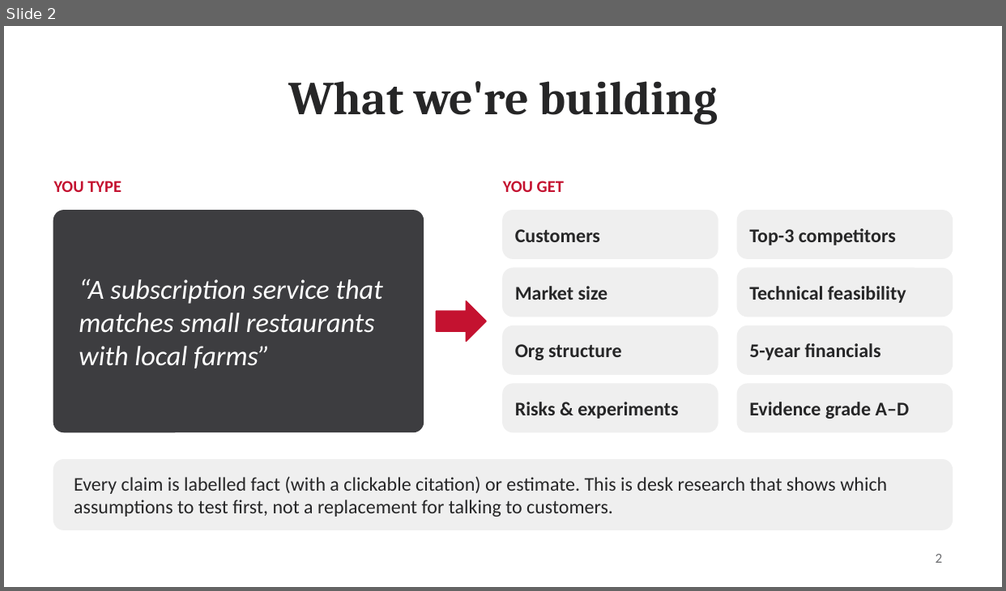
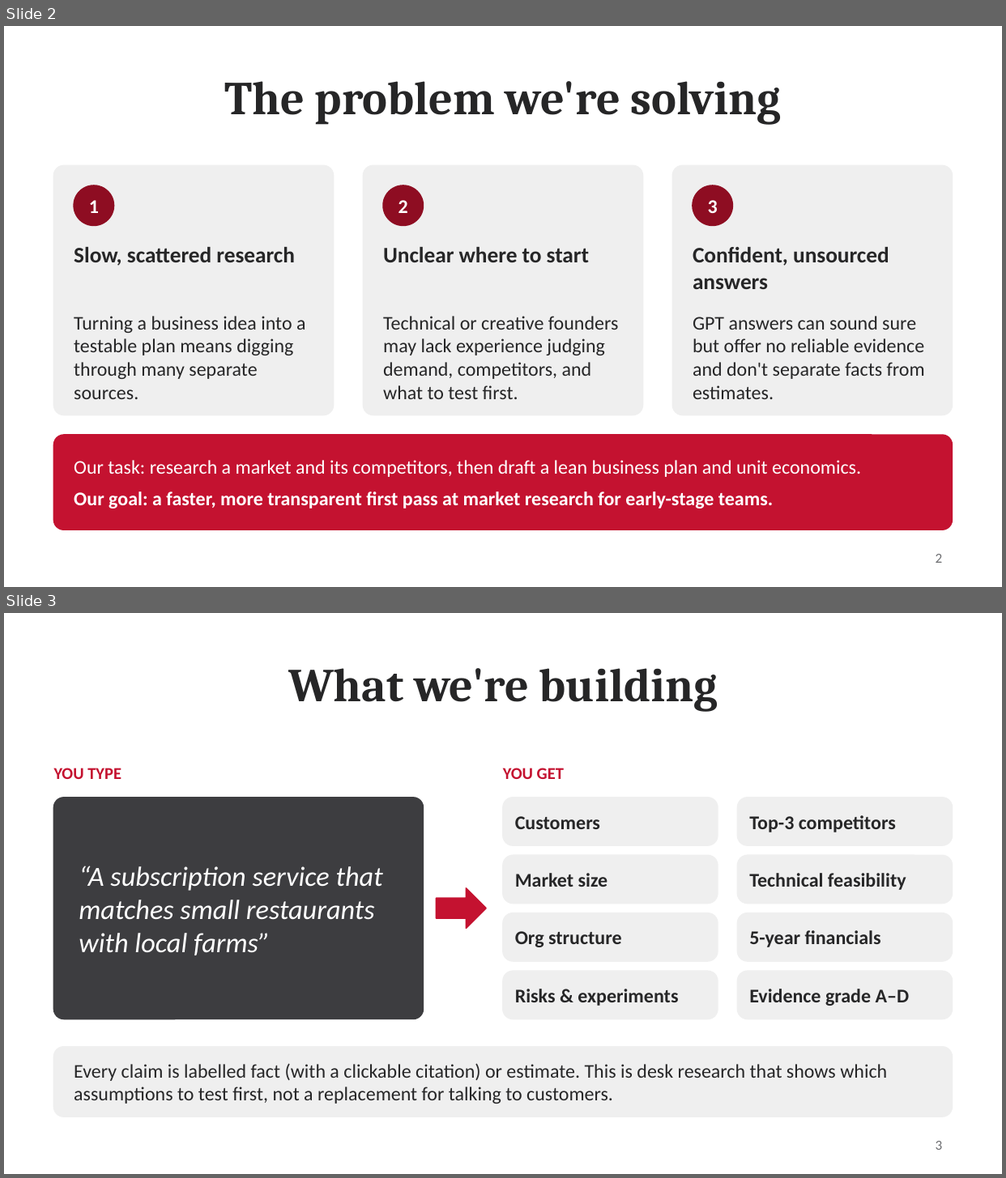
Before and after one commit to srivathsanb14/ai-startup-cofounder, a slide deck: Status_Update_AI_Startup_CoFounder.pptx. Shown one above the other, each under a label of ours: slide 2 before the commit, slides 2 and 3 after it. The pictures are 1006x591 and 1006x1178 pixels, drawn with LibreOffice and Linux fonts; fonts in the diff are those of the drawing. Boxes give left, top, right and bottom in pixels: in the first picture for what was removed or moved away, otherwise in the second. Text is boxed around its words. In the diff, an @@ line names an element or a change of style, - is before the commit and + after.

```diff
--- a/Status_Update_AI_Startup_CoFounder.pptx
+++ b/Status_Update_AI_Startup_CoFounder.pptx
@@ slide 2 added at (x1=4, y1=26, x2=1002, y2=587), background #FFFFFF @@
@@ title added at (x1=224, y1=81, x2=782, y2=125), 34 pt, text #262627, bold @@
+The problem we're solving
@@ rounded rectangle added at (x1=54, y1=165, x2=334, y2=415), fill #EFEFEF, outline #EFEFEF 1 pt @@
@@ rounded rectangle added at (x1=364, y1=165, x2=642, y2=415), fill #EFEFEF, outline #EFEFEF 1 pt @@
@@ rounded rectangle added at (x1=672, y1=165, x2=952, y2=415), fill #EFEFEF, outline #EFEFEF 1 pt @@
@@ ellipse added at (x1=74, y1=186, x2=114, y2=225), fill #8E0D22, outline #8E0D22 1 pt @@
@@ ellipse added at (x1=383, y1=186, x2=423, y2=225), fill #8E0D22, outline #8E0D22 1 pt @@
@@ ellipse added at (x1=692, y1=186, x2=732, y2=225), fill #8E0D22, outline #8E0D22 1 pt @@
@@ text added at (x1=89, y1=200, x2=99, y2=213), 14 pt, text #FFFFFF, bold @@
+1
@@ text added at (x1=398, y1=200, x2=408, y2=213), 14 pt, text #FFFFFF, bold @@
+2
@@ text added at (x1=708, y1=200, x2=718, y2=213), 14 pt, text #FFFFFF, bold @@
+3
@@ text added at (x1=74, y1=247, x2=295, y2=266), 16 pt, text #262627, bold @@
+Slow, scattered research
@@ text added at (x1=383, y1=247, x2=589, y2=263), 16 pt, text #262627, bold @@
+Unclear where to start
@@ text added at (x1=692, y1=247, x2=889, y2=289), 16 pt, text #262627, bold @@
+Confident, unsourced answers
@@ text added at (x1=74, y1=316, x2=305, y2=399), 14 pt, text #262627 @@
+Turning a business idea into a testable plan means digging through many separate sources.
@@ text added at (x1=383, y1=316, x2=618, y2=399), 14 pt, text #262627 @@
+Technical or creative founders may lack experience judging demand, competitors, and what to test first.
@@ text added at (x1=692, y1=316, x2=925, y2=399), 14 pt, text #262627 @@
+GPT answers can sound sure but offer no reliable evidence and don't separate facts from estimates.
@@ rounded rectangle added at (x1=54, y1=435, x2=952, y2=530), fill #C41230, outline #C41230 1 pt @@
@@ text added at (x1=74, y1=460, x2=861, y2=509), 14 pt, text #FFFFFF @@
+Our task: research a market and its competitors, then draft a lean business plan and unit economics.
+Our goal: a faster, more transparent first pass at market research for early-stage teams.
@@ page number added at (x1=936, y1=554, x2=943, y2=563), 10 pt, text #6D6E71 @@
+2
@@ what was slide 2 is now slide 3 @@
@@ page number at (x1=936, y1=1141, x2=943, y2=1150): text changed @@
-2
+3
```
Also in this commit, not shown: 1 slide changed.
